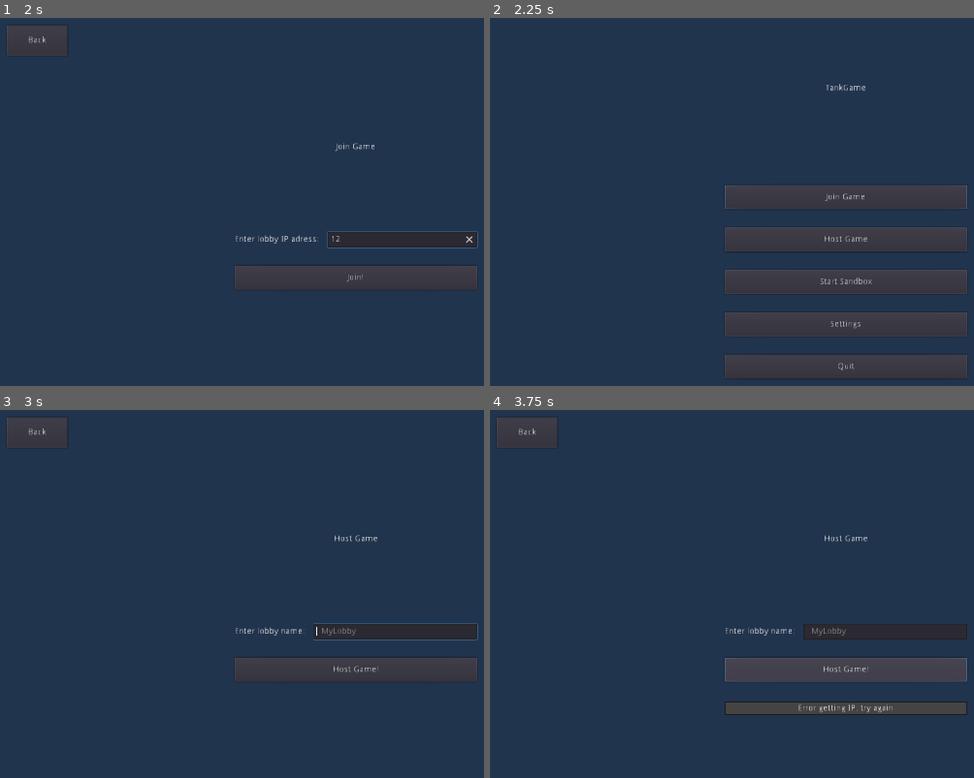
Above: before the commit, frames 1-4 (two rows, left to right).
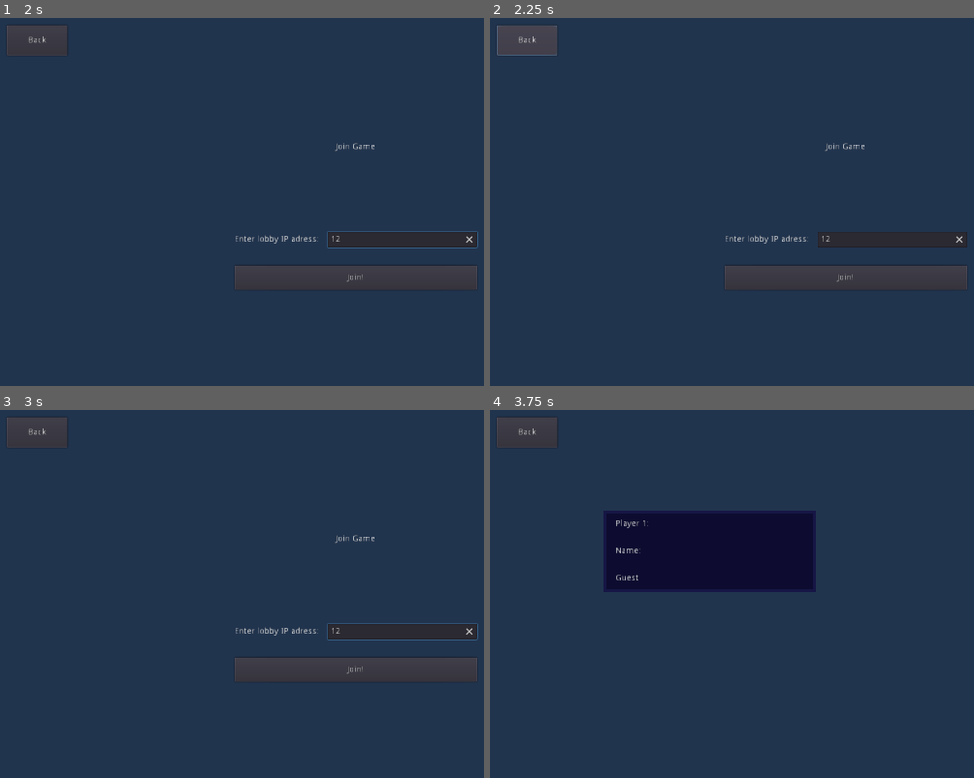
Above: after the commit, the same moments.

Repository: Stefan-Horst/TankGame
Game: Godot game, scene res://main.tscn
Same seed, same stepped clock (60 frames per second), same inputs: the game is played once before the commit and once after it. The engine's default icon, where the game draws it, is replaced by a stand-in: a white triangle on a blue panel in a dark square.
Inputs (mouse positions are in pixels of both pictures, inside the frame that each line leads up to):
- Up to frame 1 (2 s): click "Join Game" at 0.5 s; click (401, 238) at 1.27 s; type "12" at 1.35 s
- Up to frame 2 (2.25 s): click "Back" at 2 s
- Up to frame 3 (3 s): click (358, 630) at 2.75 s, where only the run before the commit has a clickable "Host Game"
- Up to frame 4 (3.75 s): click (848, 671) at 3.5 s, where only the run before the commit has a clickable "Host Game!"

Frame 1 is identical in both runs. In frame 2, 9.8% of the frame differs, in the area x 1-99%, y 2-99%; in frame 3, 0.4%; in frame 4, 16%, in the area x 23-99%, y 27-83%.

Commit message:
Refactor/improve menu switching
add general method(s) for switching instead of handling each menu on its own; don't use individual signals for each menu anymore

Diff:
--- a/main.tscn
+++ b/main.tscn
@@ -44,16 +44,14 @@
 
 [connection signal="game_ended" from="Game" to="." method="_on_Game_game_ended"]
 [connection signal="menu_pause" from="Game" to="Menus" method="_on_show_pause_menu"]
-[connection signal="host_game" from="Menus/MainMenu" to="Menus" method="_on_MainMenu_host_game"]
-[connection signal="join_game" from="Menus/MainMenu" to="Menus" method="_on_MainMenu_join_game"]
+[connection signal="change_to_menu" from="Menus/MainMenu" to="Menus" method="change_to_menu"]
 [connection signal="quit" from="Menus/MainMenu" to="." method="_on_MainMenu_quit"]
-[connection signal="settings_menu" from="Menus/MainMenu" to="Menus" method="_on_MainMenu_settings_menu"]
 [connection signal="start_game" from="Menus/MainMenu" to="." method="_on_MainMenu_start_game"]
-[connection signal="back_main_menu" from="Menus/GameJoin" to="Menus" method="_on_back_main_menu"]
-[connection signal="join_game" from="Menus/GameJoin" to="Menus" method="_on_GameJoin_join_game"]
-[connection signal="back_main_menu" from="Menus/GameHost" to="Menus" method="_on_back_main_menu"]
-[connection signal="host_game" from="Menus/GameHost" to="Menus" method="_on_GameHost_host_game"]
-[connection signal="back_last_menu" from="Menus/GameLobby" to="Menus" method="_on_back_last_menu"]
-[connection signal="back_main_menu" from="Menus/Settings" to="Menus" method="_on_back_main_menu"]
+[connection signal="back_to_last_menu" from="Menus/GameJoin" to="Menus" method="back_to_last_menu"]
+[connection signal="change_to_menu" from="Menus/GameJoin" to="Menus" method="change_to_menu"]
+[connection signal="back_to_last_menu" from="Menus/GameHost" to="Menus" method="back_to_last_menu"]
+[connection signal="change_to_menu" from="Menus/GameHost" to="Menus" method="change_to_menu"]
+[connection signal="back_to_last_menu" from="Menus/GameLobby" to="Menus" method="back_to_last_menu"]
+[connection signal="back_to_last_menu" from="Menus/Settings" to="Menus" method="back_to_last_menu"]
 [connection signal="menu_pause" from="Menus/IngamePause" to="Menus" method="_on_show_pause_menu"]
 [connection signal="quit_game" from="Menus/IngamePause" to="." method="_on_Pause_quit_game"]
--- a/menus/host/host.gd
+++ b/menus/host/host.gd
@@ -1,10 +1,16 @@
-extends Control
+extends Menu
 
-signal host_game(lobby_name)
-signal back_main_menu(caller)
+#signal host_game(lobby_name)
 
 onready var line_edit_name = $"%LineEditName"
 onready var label_address = $"%LabelAddress"
+
+
+func initialize():
+	.initialize()
+	label_address.visible = false
+	line_edit_name.grab_focus()
+
 
 func _on_BtnHost_pressed():
 	var lobby_name = line_edit_name.text
@@ -18,8 +24,7 @@
 		# set lobby name to hosts ip if no name entered
 		lobby_name = ip_address + "'s Lobby"
 
-	emit_signal("host_game", lobby_name)
+	#emit_signal("host_game", lobby_name)
+	Globals.current_lobby_name = lobby_name
 
-
-func _on_BtnBack_pressed():
-	emit_signal("back_main_menu", self)
+	change_to_menu(Globals.MENU.GAME_LOBBY)
--- a/menus/join/join.gd
+++ b/menus/join/join.gd
@@ -1,6 +1,5 @@
-extends Control
+extends Menu
 
-signal join_game()
 signal back_main_menu(caller)
 
 onready var line_edit_join = $"%LineEditJoin"
@@ -14,9 +13,10 @@
 		btn_join.disabled = false
 
 
-func _on_BtnJoin_pressed():
-	emit_signal("join_game")
+func initialize():
+	.initialize()
+	line_edit_join.grab_focus()
 
 
-func _on_BtnBack_pressed():
-	emit_signal("back_main_menu", self)
+func _on_BtnJoin_pressed():
+	change_to_menu(Globals.MENU.GAME_LOBBY)
--- a/menus/lobby/lobby.gd
+++ b/menus/lobby/lobby.gd
@@ -1,4 +1,4 @@
-extends Control
+extends Menu
 
 signal host_start_game()
 signal back_last_menu(caller)
@@ -7,7 +7,7 @@
 var player_iterator = 0
 var ip_address
 # is set from host menu via menus.gd
-var lobby_name
+#var lobby_name
 var player_is_host = false setget set_is_host
 
 onready var label_title = $"%LabelTitle"
@@ -25,13 +25,20 @@
 		player_infos[i].set_player(i + 1)
 
 	# this game instance is definitely in lobby, therefore show it
-	player_infos[0].show_connected()
+	player_infos.front().show_connected()
 
 
-func reset(): #TODO not complete yet
+func initialize(): #TODO not complete yet
+	.initialize()
 	container_address.visible = false
 	btn_start.visible = false
-	player_is_host = false
+	label_title.text = Globals.current_lobby_name
+
+	if Globals.last_menu == Globals.MENU.GAME_HOST:
+		#lobby_name = Globals.current_lobby_name
+		set_is_host(true)
+	else:
+		player_is_host = false
 
 
 func set_next_player(player_name, role):
@@ -61,7 +68,7 @@
 
 	if player_is_host:
 		show_address()
-		label_title.text = lobby_name
+		#label_title.text = lobby_name
 
 
 func _on_BtnCopy_pressed():
--- /dev/null
+++ b/menus/menu.gd
@@ -0,0 +1,24 @@
+extends Control
+
+class_name Menu
+
+signal change_to_menu(menu)
+signal back_to_last_menu()
+
+
+## called when menu is displayed
+func initialize():
+	self.visible = true
+
+
+## called when another menu is displayed
+func reset():
+	self.visible = false
+
+
+func change_to_menu(menu):
+	emit_signal("change_to_menu", menu)
+
+
+func back_to_last_menu():
+	emit_signal("back_to_last_menu")
--- a/menus/menus.gd
+++ b/menus/menus.gd
@@ -1,5 +1,9 @@
 extends Control
 
+var menus
+var current_menu
+# contains previously displayed menus from oldest to newest (last menu at back)
+var previous_menus = []
 var pause_menu_active = false
 
 onready var main_menu = $MainMenu
@@ -9,6 +13,42 @@
 onready var settings_menu = $Settings
 onready var pause_menu = $IngamePause
 
+
+func _ready():
+	menus = {
+		Globals.MENU.MAIN : main_menu,
+		Globals.MENU.SETTINGS : settings_menu,
+		Globals.MENU.GAME_JOIN : join_menu,
+		Globals.MENU.GAME_HOST : host_menu,
+		Globals.MENU.GAME_LOBBY : lobby_menu,
+		Globals.MENU.INGAME_PAUSE : pause_menu,
+	}
+
+	#previous_menus.append(Globals.MENU.MAIN)
+	current_menu = Globals.MENU.MAIN
+
+
+# param has to be of MENU enum type
+func change_to_menu(menu):
+	Globals.last_menu = current_menu
+	previous_menus.append(current_menu)
+	current_menu = menu
+
+	var active_menu = menus[current_menu]
+	var last_active_menu = menus[previous_menus.back()]
+	last_active_menu.visible = false
+	active_menu.visible = true
+
+	last_active_menu.reset()
+	#if active_menu.has_method("initialize"):
+	active_menu.initialize()
+
+
+func back_to_last_menu():
+	change_to_menu(previous_menus.pop_back())
+	# delete element added in change_to_menu()
+	previous_menus.pop_back()
+"""
 ### open sub-menus of main menu
 
 func _on_MainMenu_join_game():
@@ -61,7 +101,7 @@
 	lobby_menu.visible = true
 	lobby_menu.lobby_name = lobby_name
 	lobby_menu.player_is_host = true
-
+"""
 
 ## open pause menu when in game
 func _on_show_pause_menu():
--- a/menus/settings/settings.gd
+++ b/menus/settings/settings.gd
@@ -1,4 +1,4 @@
-extends Control
+extends Menu
 
 signal change_steering_mode(mode)
 signal back_main_menu(caller)
@@ -9,6 +9,11 @@
 onready var btn_steering_mode = $"%BtnSteeringMode"
 
 
+func initialize():
+	.initialize()
+	btn_steering_mode.grab_focus()
+
+
 func _on_BtnSteeringMode_pressed():
 	steering_mode = not steering_mode
 	if steering_mode:
@@ -16,7 +21,3 @@
 	else:
 		btn_steering_mode.text = "normal"
 	emit_signal("change_steering_mode", steering_mode)
-
-
-func _on_BtnBack_pressed():
-	emit_signal("back_main_menu", self)
--- a/menus/title/title.gd
+++ b/menus/title/title.gd
@@ -1,20 +1,22 @@
-extends Control
+extends Menu
 
-signal join_game()
-signal host_game()
 signal start_game()
-signal settings_menu()
 signal quit()
 
 onready var btn_join_game = $"%BtnJoinGame"
 
 
+func initialize():
+	.initialize()
+	btn_join_game.grab_focus()
+
+
 func _on_BtnJoinGame_pressed():
-	emit_signal("join_game")
+	change_to_menu(Globals.MENU.GAME_JOIN)
 
 
 func _on_BtnHostGame_pressed():
-	emit_signal("host_game")
+	change_to_menu(Globals.MENU.GAME_HOST)
 
 
 func _on_BtnStartSandbox_pressed():
@@ -22,7 +24,7 @@
 
 
 func _on_BtnSettings_pressed():
-	emit_signal("settings_menu")
+	change_to_menu(Globals.MENU.SETTINGS)
 
 
 func _on_BtnQuit_pressed():
--- a/project.godot
+++ b/project.godot
@@ -13,9 +13,15 @@
 "class": "Actor",
 "language": "GDScript",
 "path": "res://entities/actor.gd"
+}, {
+"base": "Control",
+"class": "Menu",
+"language": "GDScript",
+"path": "res://menus/menu.gd"
 } ]
 _global_script_class_icons={
-"Actor": ""
+"Actor": "",
+"Menu": ""
 }
 
 [application]
--- a/scripts/globals.gd
+++ b/scripts/globals.gd
@@ -1,5 +1,16 @@
 extends Node
 
+enum MENU {
+	MAIN,
+	SETTINGS,
+	GAME_JOIN,
+	GAME_HOST,
+	GAME_LOBBY,
+	INGAME_PAUSE,
+}
+
+var last_menu
+var current_lobby_name = ""
 # public ip address
 var ip_address = ""
 
